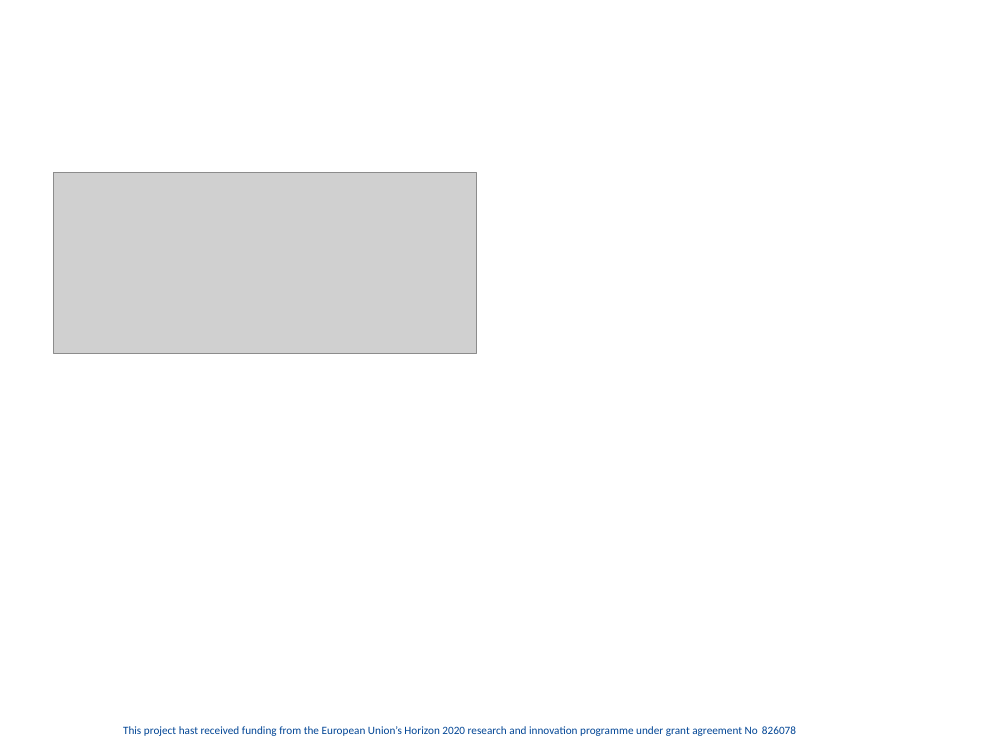
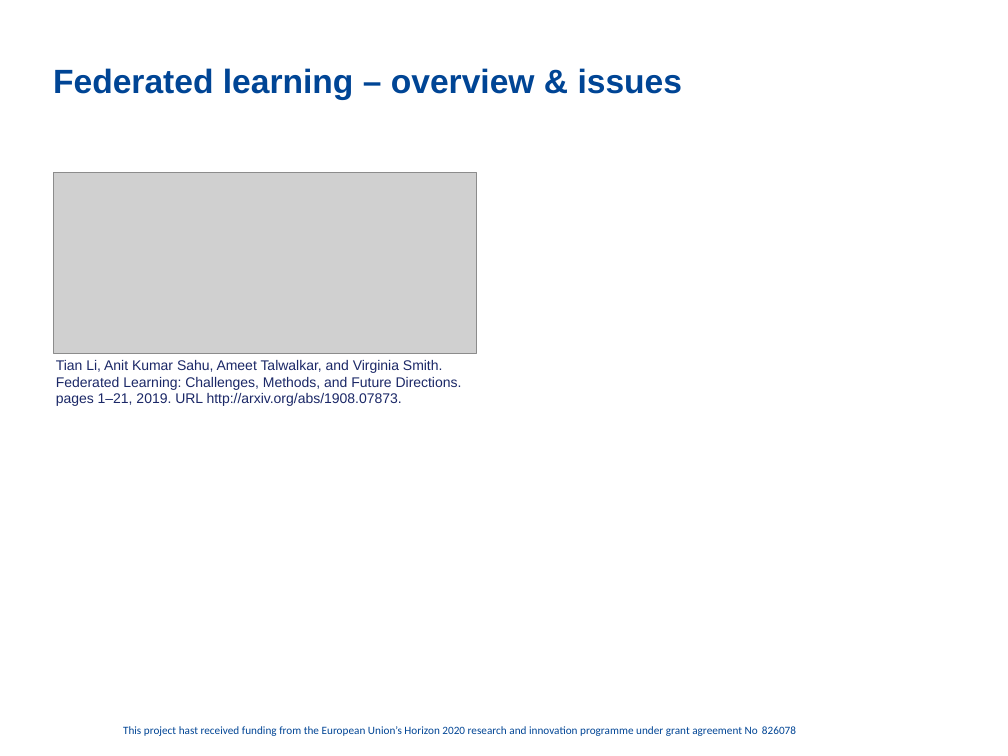
Before and after one commit to cassinius/phd-presentations, a slide deck: slide 10 of 2020/FC_sept_Graphs_LS/FeatureCloud_PPT_WP4_update.pptx (slide 6 before the commit). Drawn at 1008x756 pixels with LibreOffice and Linux fonts; fonts in the diff are those of the drawing; grey boxes stand for pictures; background and template pictures are left out. Boxes give left, top, right and bottom in pixels: in the first picture for what was removed or moved away, otherwise in the second. Text is boxed around its words. In the diff, an @@ line names an element or a change of style, - is before the commit and + after.

```diff
--- a/2020/FC_sept_Graphs_LS/FeatureCloud_PPT_WP4_update.pptx
+++ b/2020/FC_sept_Graphs_LS/FeatureCloud_PPT_WP4_update.pptx
@@ title added at [53, 68, 683, 100], 24 pt, text #004595, bold @@
+Federated learning – overview & issues
@@ text added at [56, 360, 462, 406], 10 pt, text #1B2867 @@
+Tian Li, Anit Kumar Sahu, Ameet Talwalkar, and Virginia Smith. Federated Learning: Challenges, Methods, and Future Directions. pages 1–21, 2019. URL http://arxiv.org/abs/1908.07873.
```
Also in this commit, not shown: 6 other slides changed, 5 slides removed, 2 other files.
